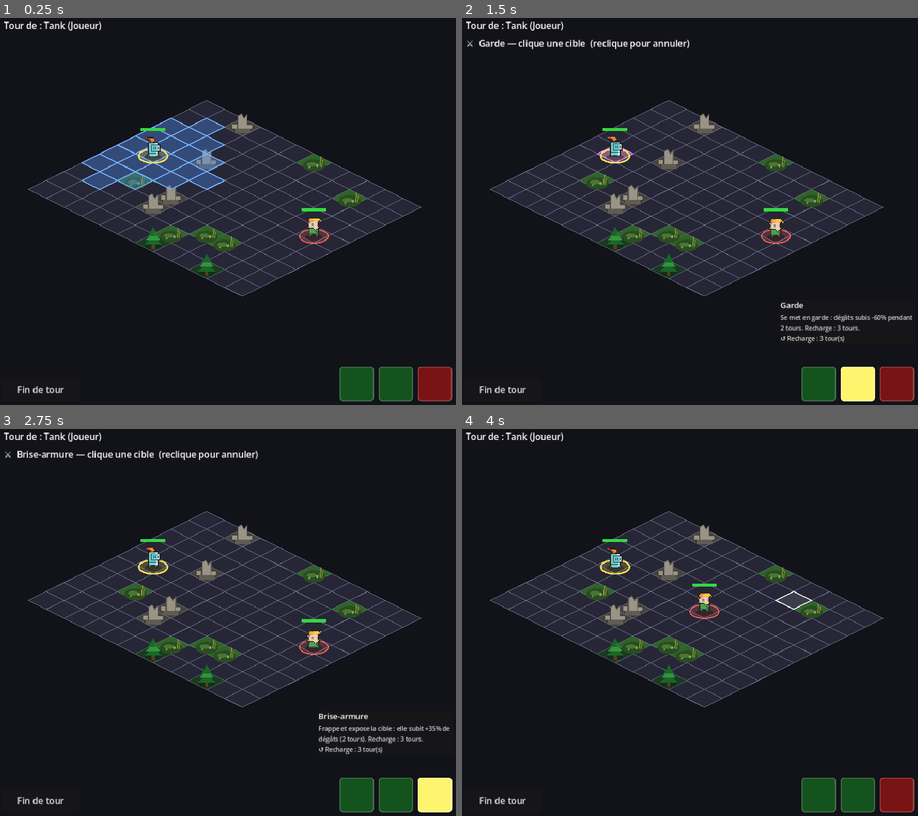
Above: before the commit, frames 1-4 (two rows, left to right).
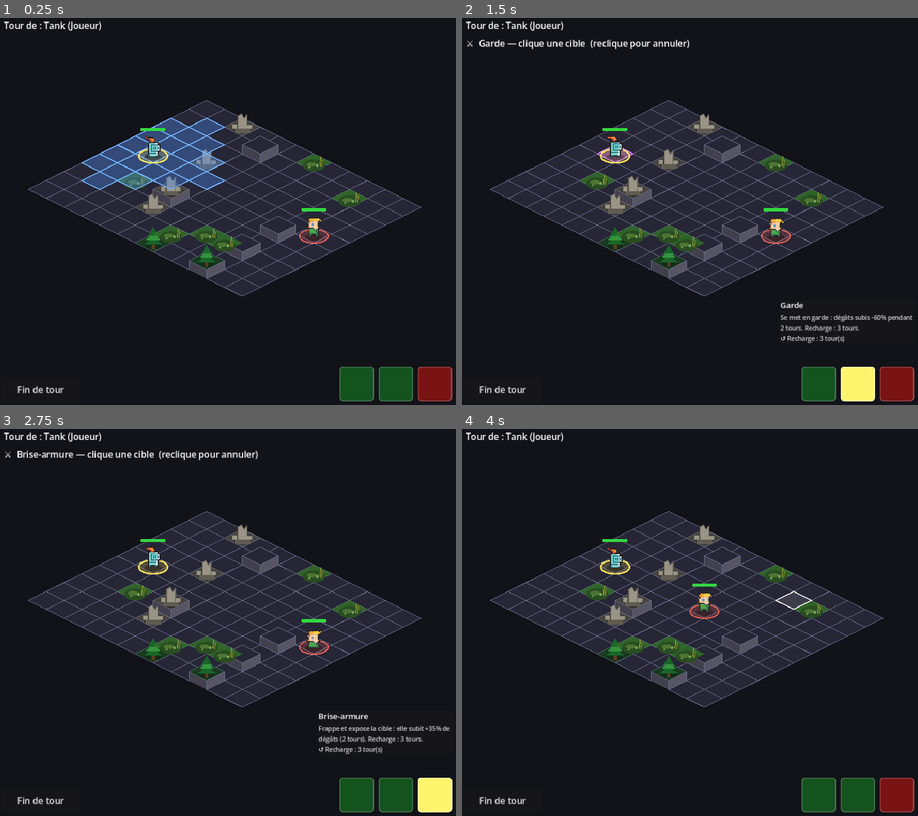
Above: after the commit, the same moments.

Repository: bodji27200-web/mon-jeux-video-
Game: Godot game, scene res://Main.tscn
Two runs of this game, one before a commit and one after it. Both use one fixed random seed, a clock stepped at 60 frames per second and the inputs below. This scene is started directly instead of the project's main scene.
Inputs (mouse positions are in pixels of both pictures, inside the frame that each line leads up to):
- Up to frame 1 (0.25 s): no input
- Up to frame 2 (1.5 s): click (817, 385) at 0.52 s; click (858, 385) at 1.27 s
- Up to frame 3 (2.75 s): click (433, 796) at 2.02 s
- Up to frame 4 (4 s): click "Fin de tour" at 2.75 s; tap Enter (ui_accept) at 3.5, 3.77 s; move the mouse to (790, 603) at 3.52 s; click (790, 603) at 3.67 s

The runs differ from the first frame. In frame 1, 1.2% of the frame differs, in the area x 33-65%, y 30-68%; in frame 2, 1.2%; in frame 3, 1.2%; in frame 4, 1.2%.

Commit message:
Relief / hauteur tactique : plateaux surélevés + bonus de surplomb
- Grid : heights[cell] (niveau), HEIGHT_RISE ; plateaux dessinés (parois +
  sommet relevé), terrain/unités/highlights posés sur le sommet
  (cell_to_local_raised). local_to_cell réécrit pour rester précis sur les
  hauteurs (test du losange-sommet, occlusion correcte des cases derrière).
- Battle : génération de 5 plateaux/carte (_generate_heights, hors spawn) ;
  +25% de dégâts en attaquant depuis une case plus haute (HIGH_GROUND_MULT) ;
  info hauteur au survol.
- Unit : _cell_pos() pose l'unité sur le sommet du plateau.
- AI : _cell_score valorise les hauteurs (bonus accru pour les tireurs).

Validé en headless : 25 batailles sans erreur, clics fiables sur les reliefs.

Diff:
--- a/AI.gd
+++ b/AI.gd
@@ -220,6 +220,15 @@
 	# Bonus kill absolu : ignorer la peur pour finir une cible à portée.
 	if in_range and float(target.hp) <= _est_damage(unit) * 1.3:
 		score += 600.0
+
+	# Surplomb : valoriser les hauteurs (bonus de dégâts en attaquant d'en haut).
+	# Les tireurs y tiennent davantage (ligne de tir dégagée + bonus).
+	if grid.has_method("height_at"):
+		var h: int = grid.height_at(cell)
+		if in_range and h > grid.height_at(target.grid_position):
+			score += 70.0 if kite else 45.0
+		elif h > 0:
+			score += 15.0  # tenir une hauteur reste un bon réflexe
 
 	# Pénalité de menace réduite : les unités saines s'engagent franchement.
 	var fragility := 1.0 - float(unit.hp) / float(unit.data.max_hp)
--- a/Battle.gd
+++ b/Battle.gd
@@ -17,6 +17,8 @@
 # la classe (jusqu'à 3). Les carrés sans compétence restent vides/désactivés.
 # Icône courte par type de compétence.
 const SKILL_SLOTS := 3
+# Bonus de dégâts en attaquant depuis une hauteur supérieure (relief tactique).
+const HIGH_GROUND_MULT := 1.25
 
 # Symbole Unicode + couleur de fond par type de compétence.
 const SKILL_ICONS := {
@@ -416,17 +418,25 @@
 		terrain_label.visible = false
 		return
 	var t: Dictionary = grid.terrain_at(cell)
-	if t.is_empty():
+	var high: bool = grid.height_at(cell) > 0
+	if t.is_empty() and not high:
 		terrain_label.visible = false
 		return
-	var parts: Array = []
-	if t.has("ranged_dmg_mult"):
-		parts.append("dégâts à distance %d%%" % int((float(t.ranged_dmg_mult) - 1.0) * 100))
-	if t.has("dmg_taken_mult"):
-		parts.append("dégâts subis %d%%" % int((float(t.dmg_taken_mult) - 1.0) * 100))
-	if t.has("move_penalty"):
-		parts.append("-%d déplacement" % int(t.move_penalty))
-	terrain_label.text = "%s : %s" % [str(t.name), ", ".join(parts)]
+	var label := ""
+	if not t.is_empty():
+		var parts: Array = []
+		if t.has("ranged_dmg_mult"):
+			parts.append("dégâts à distance %d%%" % int((float(t.ranged_dmg_mult) - 1.0) * 100))
+		if t.has("dmg_taken_mult"):
+			parts.append("dégâts subis %d%%" % int((float(t.dmg_taken_mult) - 1.0) * 100))
+		if t.has("move_penalty"):
+			parts.append("-%d déplacement" % int(t.move_penalty))
+		label = "%s : %s" % [str(t.name), ", ".join(parts)]
+	if high:
+		if label != "":
+			label += "  •  "
+		label += "Hauteur : +%d%% dégâts en surplomb" % int((HIGH_GROUND_MULT - 1.0) * 100)
+	terrain_label.text = label
 	terrain_label.visible = true
 
 
@@ -483,6 +493,9 @@
 		if tt.has("ranged_dmg_mult") and int(unit.data.attack_range) > 1:
 			dmg *= float(tt.ranged_dmg_mult)
 	dmg *= _difficulty_damage_mult(unit)
+	# Surplomb : attaquer depuis une case plus haute que la cible amplifie les dégâts.
+	if grid.height_at(unit.grid_position) > grid.height_at(target.grid_position):
+		dmg *= HIGH_GROUND_MULT
 	var final_dmg: int = int(round(dmg))
 	_max_hit = max(_max_hit, final_dmg)
 	Audio.play_sfx("hit_ranged" if int(unit.data.attack_range) > 1 else "hit_melee")
@@ -868,7 +881,24 @@
 		if not grid.terrain.has(cell):
 			grid.terrain[cell] = types[randi() % types.size()]
 			placed += 1
+	_generate_heights()
 	grid.queue_redraw()
+
+
+# Quelques plateaux surélevés au centre (relief tactique), hors zones de spawn.
+func _generate_heights() -> void:
+	var placed := 0
+	var attempts := 0
+	while placed < 5 and attempts < 60:
+		attempts += 1
+		var col: int = 2 + randi() % 8  # colonnes 2-9 (pas sur les lignes de départ)
+		var row: int = randi() % grid.ROWS
+		var cell := Vector2i(col, row)
+		# Pas de relief sous un marécage (incohérent) ni en double.
+		if grid.heights.has(cell) or grid.terrain.get(cell, "") == "marecage":
+			continue
+		grid.heights[cell] = 1
+		placed += 1
 
 
 func _target_has_buff(unit: Node, id: String) -> bool:
--- a/Grid.gd
+++ b/Grid.gd
@@ -14,6 +14,8 @@
 const TILE_H := 32.0
 # Décalage d'origine : pousse la grille pour que tout reste en coordonnées >= 0.
 const ISO_ORIGIN := Vector2(320.0, 40.0)
+# Relief : remontée visuelle (px) par niveau de hauteur (plateau surélevé).
+const HEIGHT_RISE := 16.0
 
 const COLOR_CELL := Color(0.15, 0.15, 0.21)
 const COLOR_LINE := Color(0.42, 0.44, 0.56)          # contour des cases (plus lisible)
@@ -29,13 +31,17 @@
 var skill_cells: Array = []
 var hover_cell := Vector2i(-1, -1)  # case sous la souris (surbrillance), -1 = aucune
 var terrain: Dictionary = {}  # Vector2i -> String (clé dans GameData.TERRAIN)
+var heights: Dictionary = {}  # Vector2i -> int (niveau de hauteur, 0 = sol)
 
 
 func _draw() -> void:
 	# Sol : un losange par case (du fond vers l'avant pour un recouvrement propre).
+	# Les cases en hauteur sont dessinées en plateau (parois + sommet relevé).
 	for row in ROWS:
 		for col in COLUMNS:
 			var cell := Vector2i(col, row)
+			if height_at(cell) > 0:
+				_draw_elevation_walls(cell)
 			_fill_cell(cell, COLOR_CELL)
 			_outline_cell(cell, COLOR_LINE, 1.0)
 	# Terrain tactique : losange teinté (zone d'effet) + décor vectoriel debout.
@@ -64,9 +70,10 @@
 		_outline_cell(hover_cell, COLOR_HOVER, 2.0)
 
 
-# Les 4 sommets du losange d'une case (haut, droite, bas, gauche).
+# Les 4 sommets du losange d'une case (haut, droite, bas, gauche), au sommet du
+# plateau si la case est en hauteur (les clics et highlights suivent ce sommet).
 func _diamond_points(cell: Vector2i) -> PackedVector2Array:
-	var c := cell_to_local(cell)
+	var c := cell_to_local_raised(cell)
 	return PackedVector2Array([
 		c + Vector2(0.0, -TILE_H / 2.0),
 		c + Vector2(TILE_W / 2.0, 0.0),
@@ -74,6 +81,23 @@
 		c + Vector2(-TILE_W / 2.0, 0.0)])
 
 
+# Parois latérales d'un plateau surélevé : deux faces (avant-gauche, avant-droite)
+# du sommet relevé jusqu'au niveau du sol, en pierre (face droite plus claire).
+func _draw_elevation_walls(cell: Vector2i) -> void:
+	var top := cell_to_local_raised(cell)
+	var rise := Vector2(0.0, height_at(cell) * HEIGHT_RISE)
+	var L := top + Vector2(-TILE_W / 2.0, 0.0)
+	var B := top + Vector2(0.0, TILE_H / 2.0)
+	var R := top + Vector2(TILE_W / 2.0, 0.0)
+	var stone_l := Color(0.26, 0.25, 0.30)
+	var stone_r := Color(0.34, 0.33, 0.39)
+	draw_colored_polygon(PackedVector2Array([L, B, B + rise, L + rise]), stone_l)
+	draw_colored_polygon(PackedVector2Array([B, R, R + rise, B + rise]), stone_r)
+	draw_line(L, L + rise, COLOR_LINE, 1.0)
+	draw_line(B, B + rise, COLOR_LINE, 1.0)
+	draw_line(R, R + rise, COLOR_LINE, 1.0)
+
+
 func _fill_cell(cell: Vector2i, color: Color) -> void:
 	draw_colored_polygon(_diamond_points(cell), color)
 
@@ -87,7 +111,7 @@
 # --- Décors de terrain (100 % vectoriel, aucun asset) ---
 # Dessine un obstacle reconnaissable au centre de la case selon son type.
 func _draw_terrain_feature(cell: Vector2i, tid: String) -> void:
-	var base := cell_to_local(cell)  # centre de la case
+	var base := cell_to_local_raised(cell)  # centre de la case (sommet du plateau)
 	# Décor "planté" sur la case : ombre de contact au sol + élément remonté pour
 	# qu'il tienne au centre du losange (cohérent avec les unités).
 	match tid:
@@ -156,12 +180,46 @@
 		(cell.x + cell.y) * (TILE_H / 2.0))
 
 
+# Centre du SOMMET de la case (remonté selon sa hauteur). Utilisé pour poser les
+# unités, les décors et les highlights de façon cohérente avec le plateau.
+func cell_to_local_raised(cell: Vector2i) -> Vector2:
+	return cell_to_local(cell) - Vector2(0.0, height_at(cell) * HEIGHT_RISE)
+
+
+func height_at(cell: Vector2i) -> int:
+	return int(heights.get(cell, 0))
+
+
 # Inverse de la projection : retrouve la case sous un point local (clic souris).
+# Tient compte du relief : on teste d'abord les cases en hauteur (dont le sommet
+# est visuellement décalé), puis on retombe sur la projection plate.
 func local_to_cell(local_pos: Vector2) -> Vector2i:
+	# Cases surélevées : on prend la frontmost (la plus en avant / la plus haute)
+	# dont le losange-sommet contient le point.
+	var best := Vector2i(-99, -99)
+	var best_rank := -1
+	for cell in heights:
+		if int(heights[cell]) <= 0 or not is_inside(cell):
+			continue
+		if _point_in_top(local_pos, cell):
+			var rank: int = int(heights[cell]) * 1000 + cell.x + cell.y
+			if rank > best_rank:
+				best_rank = rank
+				best = cell
+	if best_rank >= 0:
+		return best
+	# Sinon : projection plate classique.
 	var p := local_pos - ISO_ORIGIN
 	var fx := p.x / (TILE_W / 2.0)   # = (cell.x - cell.y)
 	var fy := p.y / (TILE_H / 2.0)   # = (cell.x + cell.y)
 	return Vector2i(roundi((fx + fy) / 2.0), roundi((fy - fx) / 2.0))
+
+
+# Le point est-il dans le losange-sommet (relevé) de la case ?
+func _point_in_top(p: Vector2, cell: Vector2i) -> bool:
+	var c := cell_to_local_raised(cell)
+	var d := p - c
+	return abs(d.x) / (TILE_W / 2.0) + abs(d.y) / (TILE_H / 2.0) <= 1.0
 
 
 func is_inside(cell: Vector2i) -> bool:
--- a/Unit.gd
+++ b/Unit.gd
@@ -79,10 +79,20 @@
 		queue_redraw()
 
 
+# Position écran d'une case, en tenant compte du relief (sommet du plateau).
+func _cell_pos(cell: Vector2i) -> Vector2:
+	var grid := get_parent()
+	if grid and grid.has_method("cell_to_local_raised"):
+		return grid.cell_to_local_raised(cell)
+	if grid and grid.has_method("cell_to_local"):
+		return grid.cell_to_local(cell)
+	return position
+
+
 func _refresh_position() -> void:
 	var grid := get_parent()
 	if grid and grid.has_method("cell_to_local"):
-		position = grid.cell_to_local(grid_position)
+		position = _cell_pos(grid_position)
 
 
 func is_player() -> bool:
@@ -118,7 +128,7 @@
 	var grid := get_parent()
 	if grid == null or not grid.has_method("cell_to_local"):
 		return
-	var target: Vector2 = grid.cell_to_local(cell)
+	var target: Vector2 = _cell_pos(cell)
 	# En headless (sim de test) : pas d'animation, on saute directement.
 	if DisplayServer.get_name() == "headless":
 		position = target
@@ -140,8 +150,8 @@
 		return
 	if _move_tween and _move_tween.is_valid():
 		_move_tween.kill()
-	var home: Vector2 = grid.cell_to_local(grid_position)
-	var tgt: Vector2 = grid.cell_to_local(toward_cell)
+	var home: Vector2 = _cell_pos(grid_position)
+	var tgt: Vector2 = _cell_pos(toward_cell)
 	var dir: Vector2 = (tgt - home).normalized() if tgt != home else Vector2.ZERO
 	position = home
 	var tw := create_tween()
Not shown, changed: CLAUDE.md
